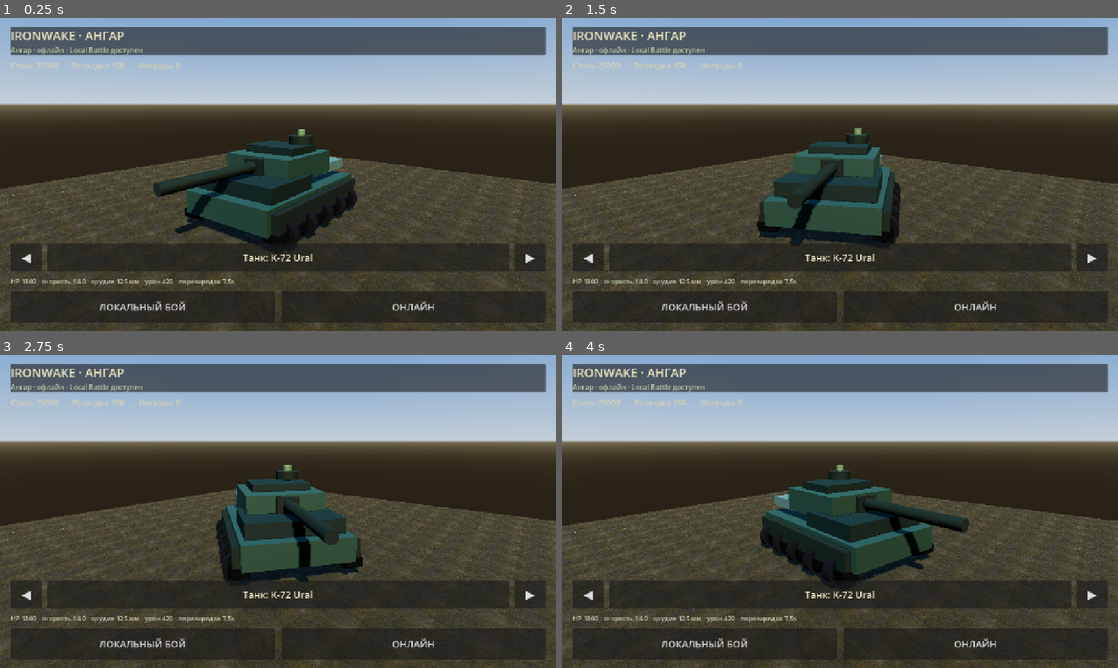
Above: before the commit, frames 1-4 (two rows, left to right).
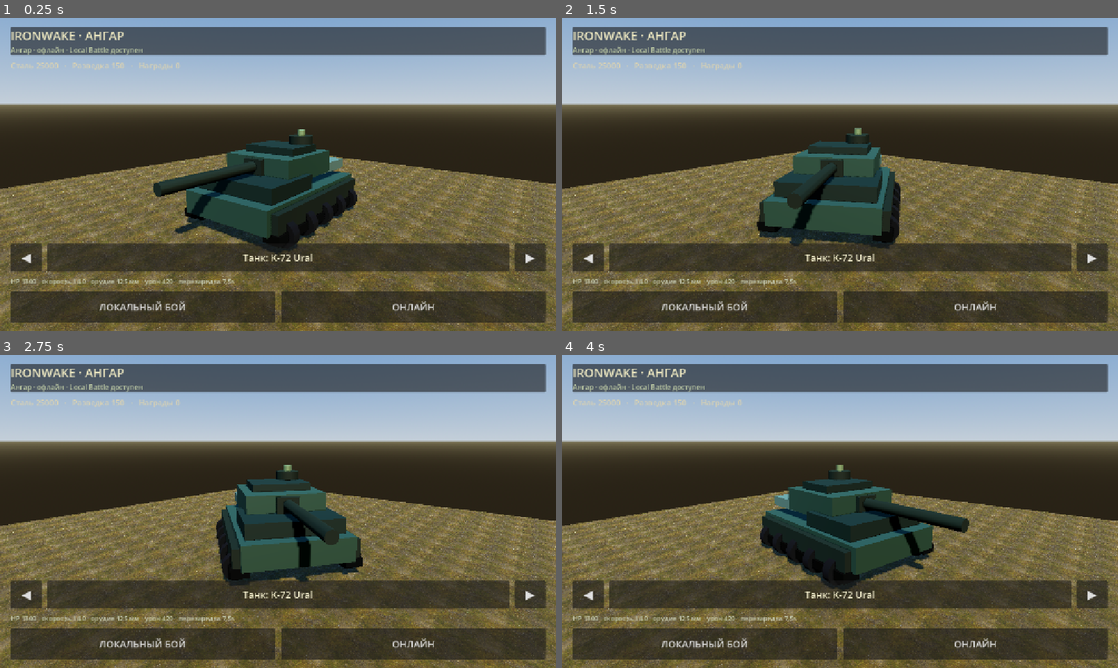
Above: after the commit, the same moments.

Repository: ivanivorontsov-sudo/ironwake-android
Game: Godot game, scene res://scenes/hangar.tscn
Same seed, same stepped clock (60 frames per second), same inputs: the game is played once before the commit and once after it.
Inputs (mouse positions are in pixels of both pictures, inside the frame that each line leads up to):
- Up to frame 1 (0.25 s): no input
- Up to frame 2 (1.5 s): move the mouse to (962, 158) at 0.52 s; hold D (steer_right) 0.53-1.25 s; tap V (camera_toggle) at 0.6 s; click (962, 158) at 0.67 s; drag from (728, 190) to (812, 237) at 1.27 s
- Up to frame 3 (2.75 s): move the mouse to (333, 442) at 2.02 s; hold D (steer_right) from 2.03 s (still down); tap V (camera_toggle) at 2.1 s
- Up to frame 4 (4 s): release D (steer_right) at 2.75 s; drag from (812, 574) to (673, 464) at 2.77 s; move the mouse to (1006, 558) at 3.52 s; hold A (steer_left) from 3.53 s (still down); tap V (camera_toggle) at 3.6 s

The runs differ from the first frame. In frame 1, 27% of the frame differs, in the area x 0-100%, y 43-100%; in frame 2, 28%, in the area x 0-100%, y 42-100%; in frame 3, 28%; in frame 4, 27%.

Commit message:
graphics: brighten terrain material on mobile

Diff:
--- a/godot/Ironwake/scripts/graphics/materials.gd
+++ b/godot/Ironwake/scripts/graphics/materials.gd
@@ -118,7 +118,8 @@
 	var diff: Texture2D = load("res://assets/textures/aerial_grass_rock_diff_1k.jpg")
 	var nor: Texture2D = load("res://assets/textures/aerial_grass_rock_nor_gl_1k.jpg")
 	var rough: Texture2D = load("res://assets/textures/aerial_grass_rock_rough_1k.jpg")
-	m.albedo_color = Color(0.50, 0.45, 0.34)
+	m.albedo_color = Color(0.72, 0.64, 0.47)
+	m.shading_mode = BaseMaterial3D.SHADING_MODE_PER_PIXEL
 	if diff:
 		m.albedo_texture = diff
 		m.uv1_scale = Vector3(20, 20, 20)
@@ -128,7 +129,10 @@
 		m.normal_scale = 1.05
 	if rough:
 		m.roughness_texture = rough
-	m.roughness = 0.92
+	m.roughness = 0.84
+	m.emission_enabled = true
+	m.emission = Color(0.045, 0.038, 0.025)
+	m.emission_energy_multiplier = 0.45
 	m.metallic = 0.0
 	return m
 
